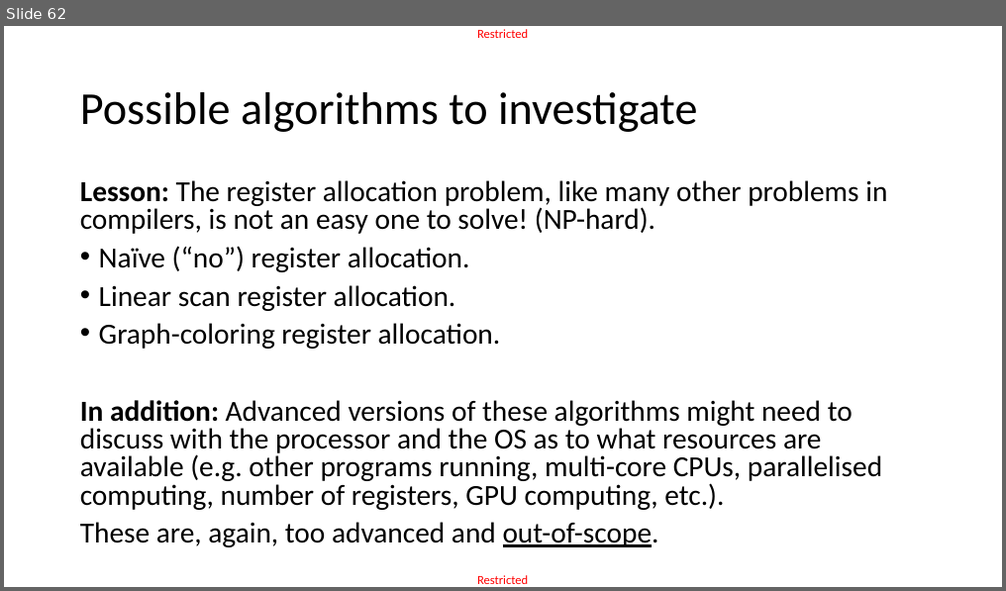
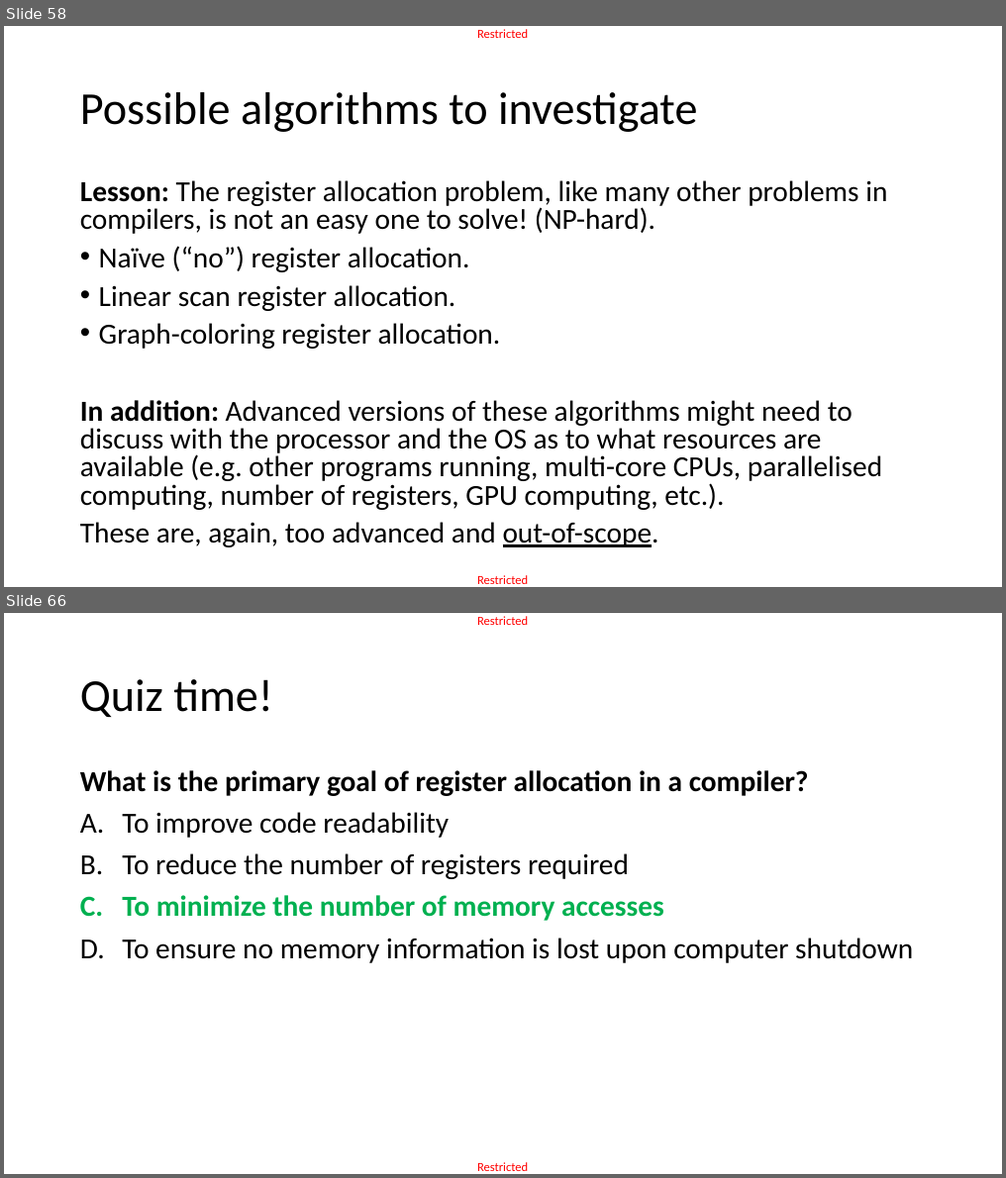
Before and after one commit to matthieudemari/SUTD_PLC_50_051, a slide deck: W13/W13S2/W13S2.pptx. Shown one above the other, each under a label of ours: slide 62 before the commit, slides 58 and 66 after it; the slides between them are not shown. The pictures are 1006x591 and 1006x1178 pixels, drawn with LibreOffice and Linux fonts; fonts in the diff are those of the drawing. Boxes give left, top, right and bottom in pixels: in the first picture for what was removed or moved away, otherwise in the second. Text is boxed around its words. In the diff, an @@ line names an element or a change of style, - is before the commit and + after.

```diff
--- a/W13/W13S2/W13S2.pptx
+++ b/W13/W13S2/W13S2.pptx
@@ slide 66 added at (4,613,1002,1174), background #FFFFFF; not listed: 2 template elements that a slide beside it also shows @@
@@ title added at (80,679,273,717), 44 pt, text #000000 @@
+Quiz time!
@@ text added at (80,770,913,963), 28 pt, text #000000 @@
+What is the primary goal of register allocation in a compiler?
+A. To improve code readability
+B. To reduce the number of registers required
+C. To minimize the number of memory accesses
+D. To ensure no memory information is lost upon computer shutdown
@@ what was slide 62 is now slide 58 @@
```
Also in this commit, not shown: 2 slides changed, 9 other slides added, 6 slides removed, 54 other files.
